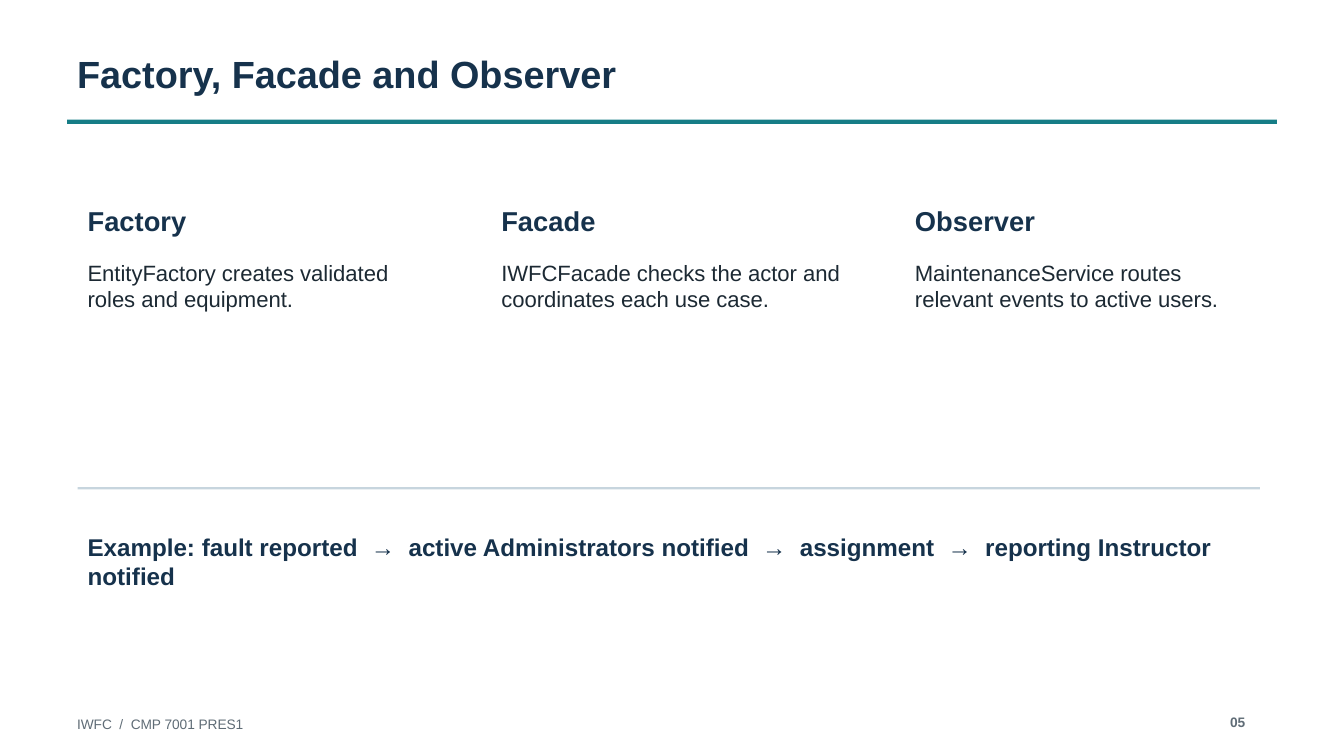
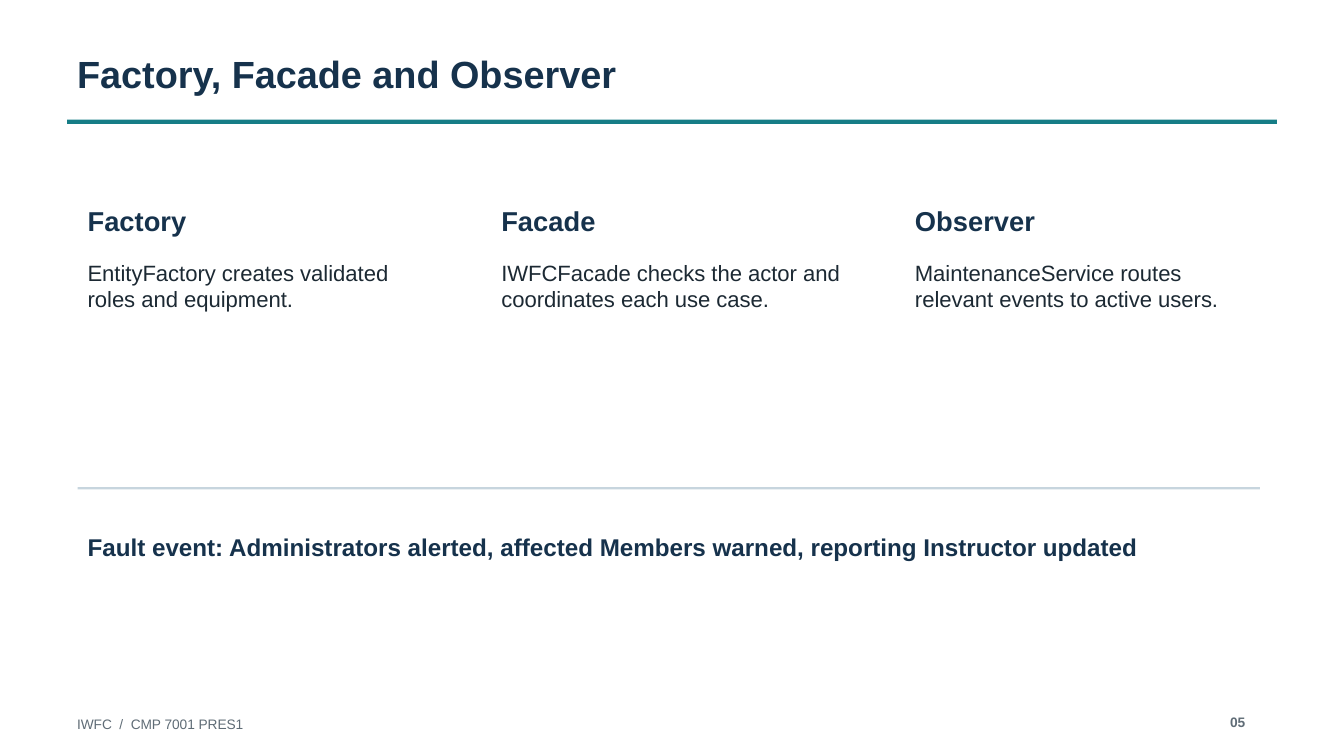
Before and after one commit to MohamedRifad/intelligent-wellness-and-fitness-center, a slide deck: slide 5 of submission/pres1/IWFC_PRES1_Presentation.pptx. Drawn at 1344x756 pixels with LibreOffice and Linux fonts; fonts in the diff are those of the drawing. Boxes give left, top, right and bottom in pixels: in the first picture for what was removed or moved away, otherwise in the second. Text is boxed around its words. In the diff, an @@ line names an element or a change of style, - is before the commit and + after.

```diff
--- a/submission/pres1/IWFC_PRES1_Presentation.pptx
+++ b/submission/pres1/IWFC_PRES1_Presentation.pptx
@@ text at <box>88,538,1137,561</box>: text changed @@
-Example: fault reported → active Administrators notified → assignment → reporting Instructor notified
+Fault event: Administrators alerted, affected Members warned, reporting Instructor updated
```
Also in this commit, not shown: 7 other slides changed, 10 other files.
